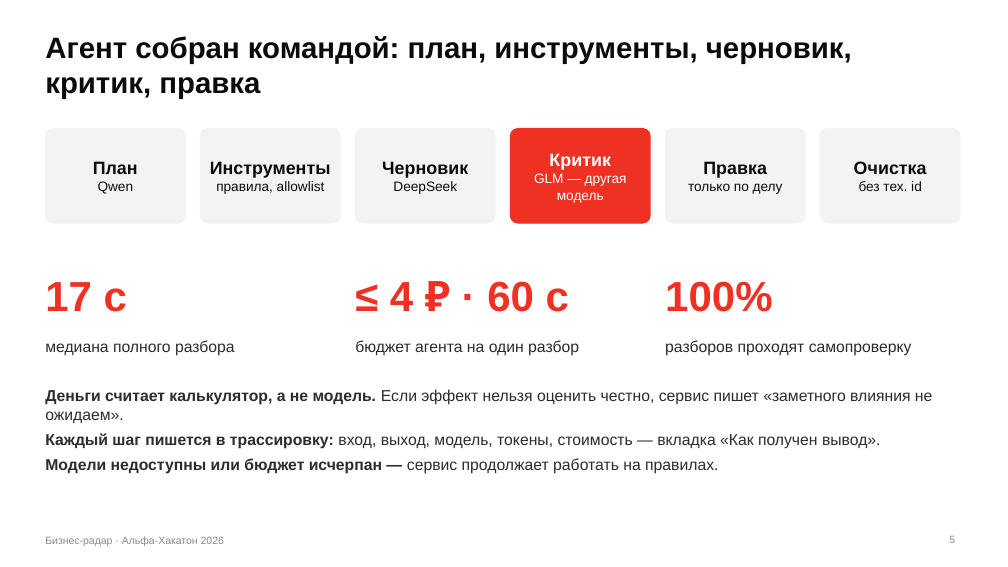
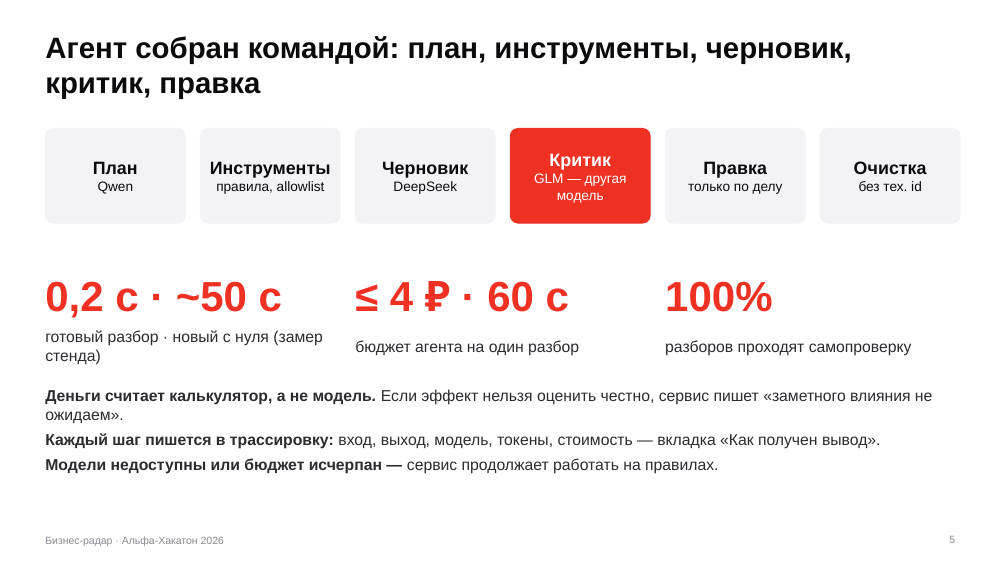
Before and after one commit to ManyManyAs/alfa-news-insights, a slide deck: slide 5 of docs/presentation/business-radar.pptx. Drawn at 1008x567 pixels with LibreOffice and Linux fonts; fonts in the diff are those of the drawing. Boxes give left, top, right and bottom in pixels: in the first picture for what was removed or moved away, otherwise in the second. Text is boxed around its words. In the diff, an @@ line names an element or a change of style, - is before the commit and + after.

```diff
--- a/docs/presentation/business-radar.pptx
+++ b/docs/presentation/business-radar.pptx
@@ text at box(45, 281, 282, 318): text changed @@
-17 с
+0,2 с · ~50 с
@@ text at box(45, 330, 323, 365): text changed @@
-медиана полного разбора
+готовый разбор · новый с нуля (замер стенда)
```
Also in this commit, not shown: 1 other slide changed, 2 other files.
